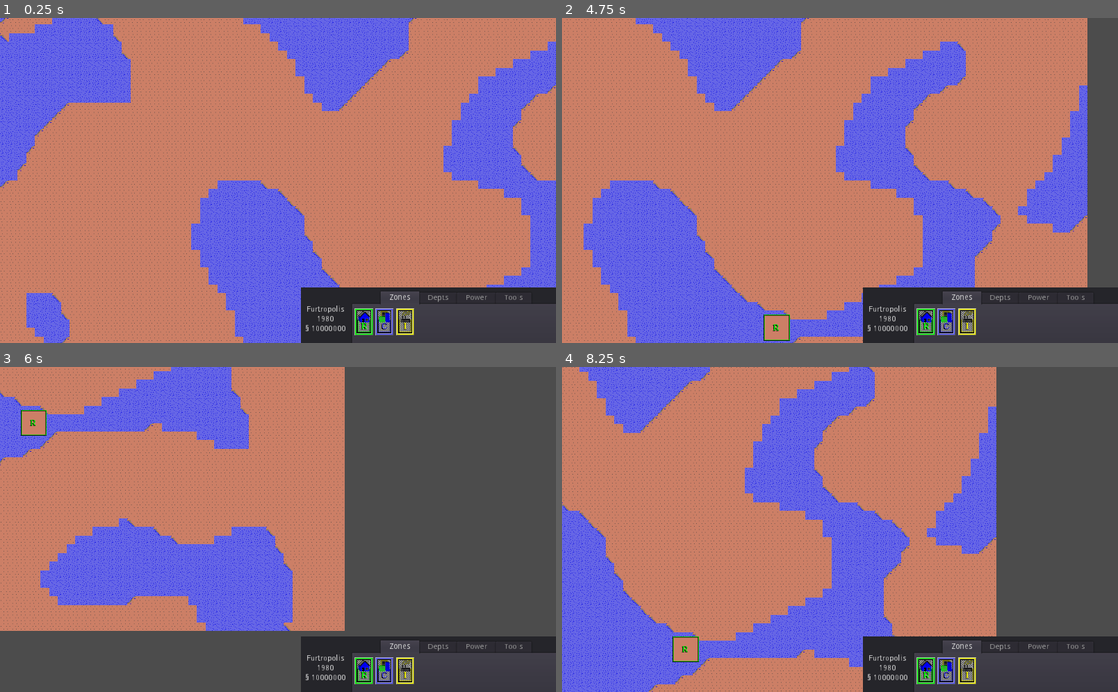
Above: before the commit, frames 1-4 (two rows, left to right).
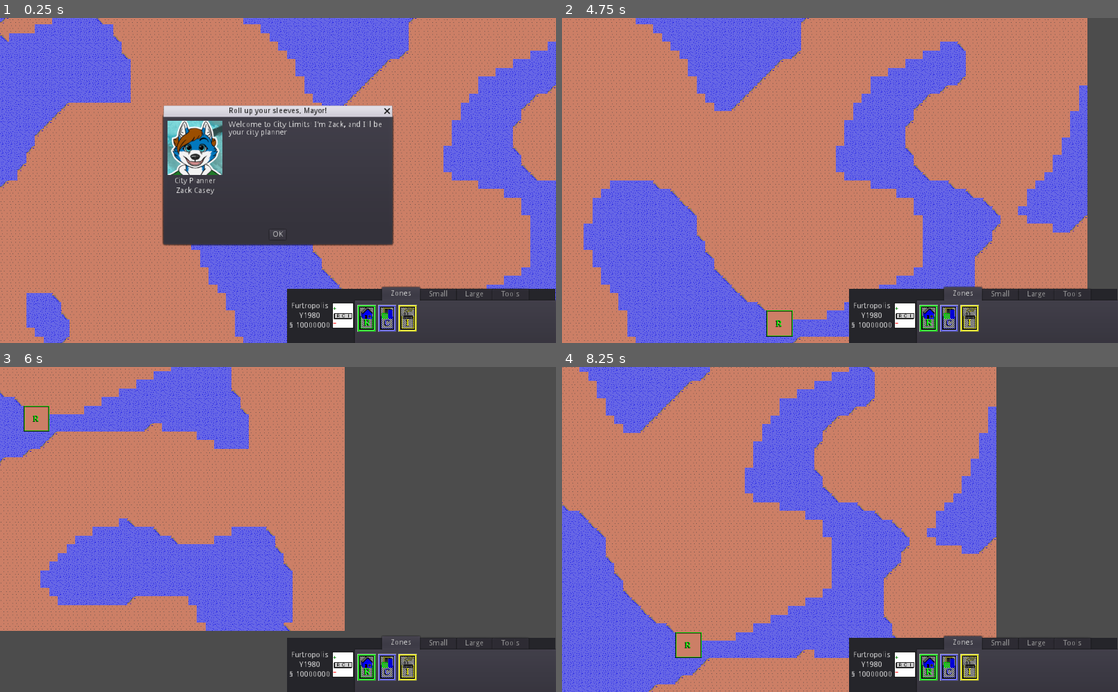
Above: after the commit, the same moments.

Repository: tonytins/citylimits
Game: Godot game, scene res://scenes/game.tscn
The game is run twice, just before and just after one commit, with the same random seed, the same clock (stepped at 60 frames per second) and the same inputs.
Inputs (mouse positions are in pixels of both pictures, inside the frame that each line leads up to; where the layout moved, square brackets give the same spot in the first picture):
- Up to frame 1 (0.25 s): no input
- Up to frame 2 (4.75 s): click (928, 323) [923, 326] at 0.5 s; click (951, 323) [945, 326] at 1.25 s; click (967, 323) [967, 326] at 2 s; click (906, 317) at 2.77 s; click (840, 235) at 3.5 s, where only the run after the commit has a clickable "OK"; tap Enter at 4.25 s; move the mouse to (962, 164) at 4.27 s; hold Right (ui_right) from 4.28 s (still down); hold Ctrl from 4.28 s (still down); click (962, 164) at 4.42 s
- Up to frame 3 (6 s): move the mouse to (166, 545) at 5.02 s; release Right (ui_right) at 5.03 s; release Ctrl at 5.03 s; hold Down (ui_down) 5.03-5.78 s; tap Ctrl at 5.1 s; move the mouse to (333, 458) at 5.77 s; hold Right (ui_right) from 5.78 s (still down); hold Ctrl from 5.78 s (still down)
- Up to frame 4 (8.25 s): move the mouse to (812, 594) at 6.52 s; release Right (ui_right) at 6.53 s; release Ctrl at 6.53 s; hold Up (ui_up) 6.53-7.28 s; tap Ctrl at 6.6, 8.1 s; click (812, 594) at 6.67 s; move the mouse to (1006, 578) at 7.27 s; hold Ctrl 7.28-8.03 s; hold Left (ui_left) from 7.28 s (still down); move the mouse to (673, 480) at 8.02 s

The runs differ from the first frame. In frame 1, 21% of the frame differs, in the area x 29-100%, y 26-100%; in frame 2, 2.9%; in frame 3, 2.8%; in frame 4, 2.9%.

Commit message:
Json-based dialog
- Json-based dialog using code from the JRPG demo
- Moved advisor scenes to their own directory
- Year now has a "Y" prefix
- Docs directory

Diff:
--- /dev/null
+++ b/dialog/cityplanner.json
@@ -0,0 +1,6 @@
+{
+    "1": {
+        "name": "Roll up your sleeves, Mayor!",
+        "text": "Welcome to City Limits! I'm Zack, and I'll be your city planner."
+    }
+}
--- a/scenes/Advise.tscn
+++ b/scenes/advisors/Advise.tscn
@@ -12,10 +12,9 @@
 __meta__ = {
 "_edit_use_anchors_": true
 }
+dialogue_file = "res://dialog/cityplanner.json"
 advisor_name = "Zack Casey"
 rank = "City Planner"
-title = "Welcome!"
-description = "Lorem ipsum dolor sit amet, consectetur adipiscing elit. Vivamus quis facilisis purus. Donec hendrerit lectus ex, eget feugiat felis egestas a. Proin ut ornare libero. Mauris non maximus sapien. Ut gravida, metus quis finibus suscipit, lacus ante lobortis libero, sed faucibus lacus nulla hendrerit magna. Nunc tempus purus vel lectus sollicitudin faucibus ut non magna. Pellentesque id varius eros, nec dapibus tellus. Sed vitae lacus dignissim, malesuada est eget, rhoncus velit."
 avatar = ExtResource( 1 )
 
 [node name="Container" type="HSplitContainer" parent="."]
--- a/scenes/game.tscn
+++ b/scenes/game.tscn
@@ -1,7 +1,7 @@
-[gd_scene load_steps=21 format=2]
+[gd_scene load_steps=29 format=2]
 
 [ext_resource path="res://scenes/Map.tscn" type="PackedScene" id=1]
-[ext_resource path="res://scenes/Advise.tscn" type="PackedScene" id=2]
+[ext_resource path="res://scenes/advisors/Advise.tscn" type="PackedScene" id=2]
 [ext_resource path="res://scripts/city_status.gd" type="Script" id=3]
 [ext_resource path="res://sprites/ui/icpolhi.png" type="Texture" id=4]
 [ext_resource path="res://sprites/ui/iccom.png" type="Texture" id=5]
@@ -20,6 +20,14 @@
 [ext_resource path="res://sprites/ui/iccoalhi.png" type="Texture" id=18]
 [ext_resource path="res://sprites/ui/iccoal.png" type="Texture" id=19]
 [ext_resource path="res://scripts/game.gd" type="Script" id=20]
+[ext_resource path="res://sprites/ui/demandg.png" type="Texture" id=21]
+[ext_resource path="res://sprites/ui/icparkhi.png" type="Texture" id=22]
+[ext_resource path="res://sprites/ui/icnuc.png" type="Texture" id=23]
+[ext_resource path="res://sprites/ui/icpark.png" type="Texture" id=24]
+[ext_resource path="res://sprites/ui/icnuchi.png" type="Texture" id=25]
+[ext_resource path="res://sprites/ui/icseap.png" type="Texture" id=26]
+[ext_resource path="res://sprites/ui/icseaphi.png" type="Texture" id=27]
+[ext_resource path="res://sprites/ui/icstad.png" type="Texture" id=28]
 
 [node name="Game" type="Node2D"]
 script = ExtResource( 20 )
@@ -33,11 +41,13 @@
 [node name="Controls" type="CanvasLayer" parent="."]
 
 [node name="GUI" type="Control" parent="Controls"]
-anchor_right = 1.0
-anchor_bottom = 1.0
-margin_left = 0.518677
+anchor_left = -0.000731155
+anchor_top = -0.000954026
+anchor_right = 0.999269
+anchor_bottom = 0.999044
+margin_left = -0.172424
 margin_top = 2.77234
-margin_right = 0.518677
+margin_right = -0.172424
 margin_bottom = 2.77234
 __meta__ = {
 "_edit_use_anchors_": false
@@ -45,88 +55,114 @@
 
 [node name="AdvsiorNotice" parent="Controls/GUI" instance=ExtResource( 2 )]
 
-[node name="Status" type="Panel" parent="Controls/GUI"]
-anchor_left = 0.540039
-anchor_top = 0.825
-anchor_right = 1.00781
-anchor_bottom = 1.01167
-__meta__ = {
-"_edit_use_anchors_": true
-}
-
-[node name="Cotnainer" type="HSplitContainer" parent="Controls/GUI/Status"]
-anchor_right = 1.0
-anchor_bottom = 1.0
+[node name="StatusPanel" type="Panel" parent="Controls/GUI"]
+anchor_left = 0.517578
+anchor_top = 0.830002
+anchor_right = 0.640625
+anchor_bottom = 1.0
+__meta__ = {
+"_edit_use_anchors_": true
+}
+
+[node name="StatusCtr" type="CenterContainer" parent="Controls/GUI/StatusPanel"]
+anchor_right = 1.0
+anchor_bottom = 1.0
+__meta__ = {
+"_edit_use_anchors_": false
+}
+
+[node name="StatBox" type="HBoxContainer" parent="Controls/GUI/StatusPanel/StatusCtr"]
 margin_left = 8.0
-margin_top = 4.0
-dragger_visibility = 1
-__meta__ = {
-"_edit_use_anchors_": false
-}
-
-[node name="Status" type="VBoxContainer" parent="Controls/GUI/Status/Cotnainer"]
+margin_top = 25.0
+margin_right = 117.0
+margin_bottom = 75.0
+__meta__ = {
+"_edit_use_anchors_": false
+}
+
+[node name="InfoBox" type="VBoxContainer" parent="Controls/GUI/StatusPanel/StatusCtr/StatBox"]
 margin_right = 66.0
-margin_bottom = 108.0
+margin_bottom = 50.0
 alignment = 1
 script = ExtResource( 3 )
 __meta__ = {
 "_edit_use_anchors_": false
 }
 
-[node name="CityNameLbl" type="Label" parent="Controls/GUI/Status/Cotnainer/Status"]
-margin_top = 29.0
+[node name="CityNameLbl" type="Label" parent="Controls/GUI/StatusPanel/StatusCtr/StatBox/InfoBox"]
 margin_right = 66.0
-margin_bottom = 43.0
+margin_bottom = 14.0
 text = "City Name"
 align = 1
 
-[node name="YearLbl" type="Label" parent="Controls/GUI/Status/Cotnainer/Status"]
-margin_top = 47.0
+[node name="YearLbl" type="Label" parent="Controls/GUI/StatusPanel/StatusCtr/StatBox/InfoBox"]
+margin_top = 18.0
 margin_right = 66.0
-margin_bottom = 61.0
-text = "2000"
+margin_bottom = 32.0
+text = "Y1980"
 align = 1
 
-[node name="Money" type="HBoxContainer" parent="Controls/GUI/Status/Cotnainer/Status"]
-margin_top = 65.0
+[node name="Money" type="HBoxContainer" parent="Controls/GUI/StatusPanel/StatusCtr/StatBox/InfoBox"]
+margin_top = 36.0
 margin_right = 66.0
-margin_bottom = 79.0
+margin_bottom = 50.0
 alignment = 1
 __meta__ = {
 "_edit_use_anchors_": false
 }
 
-[node name="CurrencyLbl" type="Label" parent="Controls/GUI/Status/Cotnainer/Status/Money"]
+[node name="CurrencyLbl" type="Label" parent="Controls/GUI/StatusPanel/StatusCtr/StatBox/InfoBox/Money"]
 margin_left = 23.0
 margin_right = 30.0
 margin_bottom = 14.0
 text = "§"
 
-[node name="MoneyLbl" type="Label" parent="Controls/GUI/Status/Cotnainer/Status/Money"]
+[node name="MoneyLbl" type="Label" parent="Controls/GUI/StatusPanel/StatusCtr/StatBox/InfoBox/Money"]
 margin_left = 34.0
 margin_right = 42.0
 margin_bottom = 14.0
 text = "0"
 
-[node name="Toolbar" type="Panel" parent="Controls/GUI/Status/Cotnainer"]
-margin_left = 78.0
-margin_right = 471.0
-margin_bottom = 108.0
-__meta__ = {
-"_edit_use_anchors_": false
-}
-
-[node name="Tabs" type="TabContainer" parent="Controls/GUI/Status/Cotnainer/Toolbar"]
-anchor_left = 0.00118311
-anchor_top = 0.0191102
-anchor_right = 1.00118
-anchor_bottom = 1.01911
-margin_top = -4.76837e-07
-__meta__ = {
-"_edit_use_anchors_": true
-}
-
-[node name="Zones" type="Tabs" parent="Controls/GUI/Status/Cotnainer/Toolbar/Tabs"]
+[node name="RciBox" type="CenterContainer" parent="Controls/GUI/StatusPanel/StatusCtr/StatBox"]
+margin_left = 70.0
+margin_right = 109.0
+margin_bottom = 50.0
+__meta__ = {
+"_edit_use_anchors_": false
+}
+
+[node name="RciBtn" type="TextureButton" parent="Controls/GUI/StatusPanel/StatusCtr/StatBox/RciBox"]
+margin_top = 1.0
+margin_right = 39.0
+margin_bottom = 48.0
+texture_normal = ExtResource( 21 )
+__meta__ = {
+"_edit_use_anchors_": false
+}
+
+[node name="BuyPanel" type="Panel" parent="Controls/GUI"]
+anchor_left = 1.0
+anchor_top = 1.0
+anchor_right = 1.0
+anchor_bottom = 1.0
+margin_left = -370.0
+margin_top = -101.999
+margin_right = -0.000244141
+margin_bottom = 0.00109863
+__meta__ = {
+"_edit_use_anchors_": true
+}
+
+[node name="Tabs" type="TabContainer" parent="Controls/GUI/BuyPanel"]
+anchor_left = 0.00144509
+anchor_top = -0.0294118
+anchor_right = 1.0
+anchor_bottom = 1.0
+__meta__ = {
+"_edit_use_anchors_": true
+}
+
+[node name="Zones" type="Tabs" parent="Controls/GUI/BuyPanel/Tabs"]
 anchor_right = 1.0
 anchor_bottom = 1.0
 margin_left = 4.0
@@ -134,34 +170,34 @@
 margin_right = -4.0
 margin_bottom = -4.0
 
-[node name="ZoneCtr" type="HBoxContainer" parent="Controls/GUI/Status/Cotnainer/Toolbar/Tabs/Zones"]
-anchor_right = 1.0
-anchor_bottom = 1.0
-__meta__ = {
-"_edit_use_anchors_": false
-}
-
-[node name="ResBtn" type="TextureButton" parent="Controls/GUI/Status/Cotnainer/Toolbar/Tabs/Zones/ZoneCtr"]
+[node name="ZonesCtr" type="HBoxContainer" parent="Controls/GUI/BuyPanel/Tabs/Zones"]
+anchor_right = 1.0
+anchor_bottom = 1.0
+__meta__ = {
+"_edit_use_anchors_": false
+}
+
+[node name="ResBtn" type="TextureButton" parent="Controls/GUI/BuyPanel/Tabs/Zones/ZonesCtr"]
 margin_right = 34.0
-margin_bottom = 71.0
+margin_bottom = 69.0
 texture_normal = ExtResource( 9 )
 texture_pressed = ExtResource( 10 )
 
-[node name="ComBtn" type="TextureButton" parent="Controls/GUI/Status/Cotnainer/Toolbar/Tabs/Zones/ZoneCtr"]
+[node name="ComBtn" type="TextureButton" parent="Controls/GUI/BuyPanel/Tabs/Zones/ZonesCtr"]
 margin_left = 38.0
 margin_right = 72.0
-margin_bottom = 71.0
+margin_bottom = 69.0
 texture_normal = ExtResource( 5 )
 texture_pressed = ExtResource( 8 )
 
-[node name="IndBtn" type="TextureButton" parent="Controls/GUI/Status/Cotnainer/Toolbar/Tabs/Zones/ZoneCtr"]
+[node name="IndBtn" type="TextureButton" parent="Controls/GUI/BuyPanel/Tabs/Zones/ZonesCtr"]
 margin_left = 76.0
 margin_right = 110.0
-margin_bottom = 71.0
+margin_bottom = 69.0
 texture_normal = ExtResource( 13 )
 texture_pressed = ExtResource( 12 )
 
-[node name="Depts" type="Tabs" parent="Controls/GUI/Status/Cotnainer/Toolbar/Tabs"]
+[node name="Small" type="Tabs" parent="Controls/GUI/BuyPanel/Tabs"]
 visible = false
 anchor_right = 1.0
 anchor_bottom = 1.0
@@ -170,28 +206,35 @@
 margin_right = -4.0
 margin_bottom = -4.0
 
-[node name="DepCtr" type="HBoxContainer" parent="Controls/GUI/Status/Cotnainer/Toolbar/Tabs/Depts"]
-anchor_left = -0.00119347
-anchor_right = 0.998807
-anchor_bottom = 1.0
-__meta__ = {
-"_edit_use_anchors_": false
-}
-
-[node name="PoliceBtn" type="TextureButton" parent="Controls/GUI/Status/Cotnainer/Toolbar/Tabs/Depts/DepCtr"]
+[node name="SmallCtr" type="HBoxContainer" parent="Controls/GUI/BuyPanel/Tabs/Small"]
+anchor_right = 1.0
+anchor_bottom = 1.41667
+margin_bottom = -10.0
+__meta__ = {
+"_edit_use_anchors_": true
+}
+
+[node name="PoliceBtn" type="TextureButton" parent="Controls/GUI/BuyPanel/Tabs/Small/SmallCtr"]
 margin_right = 34.0
-margin_bottom = 75.0
+margin_bottom = 34.0
 texture_normal = ExtResource( 4 )
 texture_pressed = ExtResource( 16 )
 
-[node name="FireBtn" type="TextureButton" parent="Controls/GUI/Status/Cotnainer/Toolbar/Tabs/Depts/DepCtr"]
+[node name="FireBtn" type="TextureButton" parent="Controls/GUI/BuyPanel/Tabs/Small/SmallCtr"]
 margin_left = 38.0
 margin_right = 72.0
-margin_bottom = 75.0
+margin_bottom = 34.0
 texture_normal = ExtResource( 6 )
 texture_pressed = ExtResource( 11 )
 
-[node name="Power" type="Tabs" parent="Controls/GUI/Status/Cotnainer/Toolbar/Tabs"]
+[node name="ParkBtn" type="TextureButton" parent="Controls/GUI/BuyPanel/Tabs/Small/SmallCtr"]
+margin_left = 76.0
+margin_right = 110.0
+margin_bottom = 34.0
+texture_normal = ExtResource( 24 )
+texture_pressed = ExtResource( 22 )
+
+[node name="Large" type="Tabs" parent="Controls/GUI/BuyPanel/Tabs"]
 visible = false
 anchor_right = 1.0
 anchor_bottom = 1.0
@@ -200,18 +243,40 @@
 margin_right = -4.0
 margin_bottom = -4.0
 
-[node name="PowerCtr" type="HBoxContainer" parent="Controls/GUI/Status/Cotnainer/Toolbar/Tabs/Power"]
-margin_right = 40.0
-margin_bottom = 40.0
-
-[node name="CoalBtn" type="TextureButton" parent="Controls/GUI/Status/Cotnainer/Toolbar/Tabs/Power/PowerCtr"]
-margin_left = 75.7088
-margin_right = 117.709
-margin_bottom = 75.0
+[node name="LargeCtr" type="HBoxContainer" parent="Controls/GUI/BuyPanel/Tabs/Large"]
+anchor_right = 1.0
+anchor_bottom = 1.0
+__meta__ = {
+"_edit_use_anchors_": false
+}
+
+[node name="TextureButton" type="TextureButton" parent="Controls/GUI/BuyPanel/Tabs/Large/LargeCtr"]
+margin_right = 42.0
+margin_bottom = 69.0
+texture_normal = ExtResource( 28 )
+
+[node name="TextureButton2" type="TextureButton" parent="Controls/GUI/BuyPanel/Tabs/Large/LargeCtr"]
+margin_left = 46.0
+margin_right = 88.0
+margin_bottom = 69.0
+texture_normal = ExtResource( 26 )
+texture_pressed = ExtResource( 27 )
+
+[node name="NuclearBtn" type="TextureButton" parent="Controls/GUI/BuyPanel/Tabs/Large/LargeCtr"]
+margin_left = 92.0
+margin_right = 134.0
+margin_bottom = 69.0
+texture_normal = ExtResource( 23 )
+texture_pressed = ExtResource( 25 )
+
+[node name="CoalBtn" type="TextureButton" parent="Controls/GUI/BuyPanel/Tabs/Large/LargeCtr"]
+margin_left = 138.0
+margin_right = 180.0
+margin_bottom = 69.0
 texture_normal = ExtResource( 19 )
 texture_pressed = ExtResource( 18 )
 
-[node name="Tools" type="Tabs" parent="Controls/GUI/Status/Cotnainer/Toolbar/Tabs"]
+[node name="Tools" type="Tabs" parent="Controls/GUI/BuyPanel/Tabs"]
 visible = false
 anchor_right = 1.0
 anchor_bottom = 1.0
@@ -220,23 +285,23 @@
 margin_right = -4.0
 margin_bottom = -4.0
 
-[node name="ToolsCtr" type="HBoxContainer" parent="Controls/GUI/Status/Cotnainer/Toolbar/Tabs/Tools"]
-anchor_right = 5.875
-anchor_bottom = 2.45833
-__meta__ = {
-"_edit_use_anchors_": true
-}
-
-[node name="InfoBtn" type="TextureButton" parent="Controls/GUI/Status/Cotnainer/Toolbar/Tabs/Tools/ToolsCtr"]
+[node name="ToolsCtr" type="HBoxContainer" parent="Controls/GUI/BuyPanel/Tabs/Tools"]
+anchor_right = 1.33228
+anchor_bottom = 2.83333
+__meta__ = {
+"_edit_use_anchors_": true
+}
+
+[node name="InfoBtn" type="TextureButton" parent="Controls/GUI/BuyPanel/Tabs/Tools/ToolsCtr"]
 margin_right = 34.0
-margin_bottom = 59.0
+margin_bottom = 68.0
 texture_normal = ExtResource( 15 )
 texture_pressed = ExtResource( 14 )
 
-[node name="BulldozeBtn" type="TextureButton" parent="Controls/GUI/Status/Cotnainer/Toolbar/Tabs/Tools/ToolsCtr"]
+[node name="BulldozeBtn" type="TextureButton" parent="Controls/GUI/BuyPanel/Tabs/Tools/ToolsCtr"]
 margin_left = 38.0
 margin_right = 72.0
-margin_bottom = 59.0
+margin_bottom = 68.0
 texture_normal = ExtResource( 17 )
 texture_pressed = ExtResource( 7 )
 __meta__ = {
@@ -244,5 +309,5 @@
 }
 
 [connection signal="timeout" from="Quarters" to="." method="_on_Quarters_timeout"]
-[connection signal="pressed" from="Controls/GUI/Status/Cotnainer/Toolbar/Tabs/Zones/ZoneCtr/ResBtn" to="Map" method="_on_ResBtn_pressed"]
-[connection signal="pressed" from="Controls/GUI/Status/Cotnainer/Toolbar/Tabs/Power/PowerCtr/CoalBtn" to="Map" method="_on_CoalBtn_pressed"]
+[connection signal="pressed" from="Controls/GUI/BuyPanel/Tabs/Zones/ZonesCtr/ResBtn" to="Map" method="_on_ResBtn_pressed"]
+[connection signal="pressed" from="Controls/GUI/BuyPanel/Tabs/Large/LargeCtr/CoalBtn" to="Map" method="_on_CoalBtn_pressed"]
--- a/scenes/zones/Coal.tscn
+++ b/scenes/zones/Coal.tscn
@@ -4,7 +4,7 @@
 [ext_resource path="res://sprites/coal.png" type="Texture" id=2]
 
 [sub_resource type="RectangleShape2D" id=1]
-extents = Vector2( 24.1295, 23.9406 )
+extents = Vector2( 32.2297, 31.8602 )
 
 [sub_resource type="Animation" id=2]
 resource_name = "Animante"
--- a/scripts/Adviser.gd
+++ b/scripts/Adviser.gd
@@ -1,19 +1,43 @@
 extends AcceptDialog
+
+export(String, FILE, "*.json") var dialogue_file
+export var advisor_name: String
+export var rank: String
+export(Texture) var avatar
+export var dialog = 0
+
+var dialogue_keys = []
+var dialogue_name = ""
+var dialogue_text = ""
 
 onready var avatar_texture = $Container/Advisor/Avatar
 onready var rank_label = $Container/Advisor/RankLbl
 onready var name_label = $Container/Advisor/NameLbl
 onready var description_label = $Container/DescriptionLbl
 
-export var advisor_name: String
-export var rank: String
-export var title: String
-export(String, MULTILINE) var description
-export(Texture) var avatar
+func start_dialogue():
+	index_dialogue()
+	description_label.text = dialogue_keys[dialog].text
+	self.window_title = dialogue_keys[dialog].name
+
+
+func index_dialogue():
+	var dialogue = load_dialogue(dialogue_file)
+	dialogue_keys.clear()
+	for key in dialogue:
+		dialogue_keys.append(dialogue[key])
+
+func load_dialogue(file_path):
+	var file = File.new()
+	if file.file_exists(file_path):
+		file.open(file_path, file.READ)
+		var dialogue = parse_json(file.get_as_text())
+		return dialogue
 
 func _ready():
-	self.window_title = title
-	description_label.text = description
+	load_dialogue(dialogue_file)
+	self.show()
+	start_dialogue()
 	avatar_texture.texture = avatar
 	name_label.text = advisor_name
 	rank_label.text = rank
--- a/scripts/city_status.gd
+++ b/scripts/city_status.gd
@@ -9,4 +9,4 @@
 
 func _process(delta):
 	money.text = str(SimData.budget)
-	year.text = str(SimData.year)
+	year.text = "Y" + str(SimData.year)
Not shown, added: docs/.gdignore
Not shown, added: screenshot.png.import
